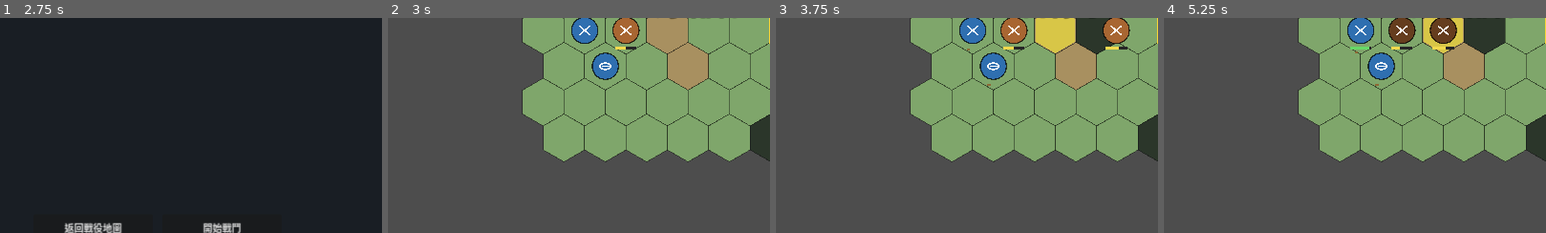
Above: before the commit, frames 1-4 (left to right).
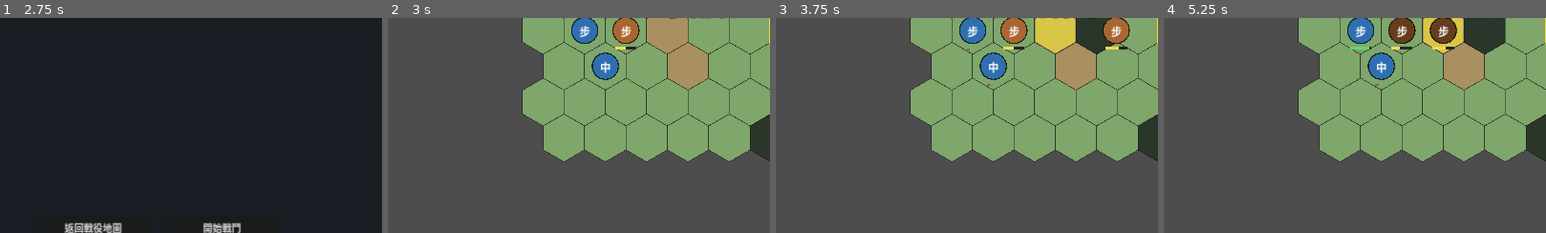
Above: after the commit, the same moments.

Repository: Fischer-Zhang/WorldWarII
Game: Godot game, scene res://scenes/main_menu.tscn
Same seed, same stepped clock (60 frames per second), same inputs: the game is played once before the commit and once after it.
Inputs:
- Up to frame 1 (2.75 s): click "戰役" at 0.5 s; click "教學戰役 0 (0/6) 從基礎操作到進階機制的短關卡序列…" at 1.25 s; click "開始選定作戰" at 2 s
- Up to frame 2 (3 s): click "開始戰鬥" at 2.75 s
- Up to frame 3 (3.75 s): click "結束 教學部隊 回合 (T1)" at 3.5 s
- Up to frame 4 (5.25 s): click "圖例 (H)" at 4.25 s; click "關閉" at 5 s
The pictures show only the part of the screen within x 0-50%, y 43-93%; the shares and areas given below are measured in that part.

Frame 1 is identical in both runs. In frame 2, 0.3% of the frame differs, in the area x 50-64%, y 3-26%; in frame 3, 0.4%; in frame 4, 0.5%, in the area x 50-75%, y 3-26%.

Commit message:
Revert "Replace CJK unit glyphs with NATO-style symbols"
This reverts commit b50d981b2430b4c6d026ad2b13ec04bfdd1a9b09.

Diff:
--- a/scripts/units/unit.gd
+++ b/scripts/units/unit.gd
@@ -6,10 +6,19 @@
 const RADIUS := 22.0
 const HP_BAR_WIDTH := 36.0
 const HP_BAR_HEIGHT := 4.0
-# Unit type is drawn as a NATO-style military symbol built from primitives
-# (language-neutral, no sprite assets). See _draw_unit_icon().
-const ICON_EXTENT := 9.0
-const ICON_WIDTH := 2.6
+const SHORT_LABELS := {
+	"infantry": "步",
+	"mg_team": "MG",
+	"at_gun": "反",
+	"light_tank": "輕",
+	"medium_tank": "中",
+	"artillery": "砲",
+	"paratrooper": "傘",
+	"engineer": "工",
+	"tank_destroyer": "殲",
+	"heavy_tank": "重",
+	"rocket_artillery": "箭",
+}
 
 const MAX_DIG_IN := 3
 const CombatModifiers := preload("res://scripts/combat/combat_modifiers.gd")
@@ -254,11 +263,13 @@
 	draw_circle(Vector2.ZERO, RADIUS, fill_color)
 	draw_arc(Vector2.ZERO, RADIUS, 0, TAU, 32, Color(0, 0, 0, 0.7), 2.0)
 
-	# Unit-type NATO-style symbol (primitives only — language-neutral, no assets).
-	# Pick a light or dark icon so it stays legible on any faction colour.
-	var icon_color := Color(1, 1, 1, 0.97) if fill_color.get_luminance() < 0.55 \
-		else Color(0.08, 0.08, 0.1, 0.95)
-	_draw_unit_icon(icon_color)
+	# Unit-type short label
+	var label := String(SHORT_LABELS.get(type_id, "?"))
+	var font := ThemeDB.fallback_font
+	var font_size := 18
+	var text_size := font.get_string_size(label, HORIZONTAL_ALIGNMENT_CENTER, -1, font_size)
+	draw_string(font, Vector2(-text_size.x / 2.0, text_size.y / 3.0), label,
+		HORIZONTAL_ALIGNMENT_CENTER, -1, font_size, Color(1, 1, 1))
 
 	# HP bar (only if damaged)
 	if hp < max_hp:
@@ -312,66 +323,6 @@
 				false, 0.8
 			)
 
-func _draw_unit_icon(col: Color) -> void:
-	# NATO APP-6-flavoured icons, drawn inside the faction circle from primitives.
-	# Infantry = crossed X, armour = horizontal oval, artillery = filled dot,
-	# anti-armour = open wedge, engineer = gate, airborne = wing, rocket = arrow.
-	var s := ICON_EXTENT
-	match type_id:
-		"infantry":
-			_icon_infantry(s, col)
-		"mg_team":
-			_icon_infantry(s, col)
-			draw_line(Vector2(-s, 0), Vector2(s, 0), col, ICON_WIDTH)  # heavy-weapons bar
-		"paratrooper":
-			_icon_infantry(s, col)
-			draw_arc(Vector2(0, -s * 0.2), s, PI, TAU, 16, col, ICON_WIDTH)  # airborne wing
-		"light_tank":
-			_icon_armor(s, col, false)
-		"medium_tank":
-			_icon_armor(s, col, false)
-			draw_line(Vector2(-s * 0.7, 0), Vector2(s * 0.7, 0), col, ICON_WIDTH)
-		"heavy_tank":
-			_icon_armor(s, col, true)
-		"tank_destroyer":
-			_icon_armor(s, col, false)
-			_icon_wedge(s * 0.6, col)
-		"at_gun":
-			_icon_wedge(s, col)
-		"artillery":
-			draw_circle(Vector2.ZERO, s * 0.5, col)
-		"rocket_artillery":
-			draw_circle(Vector2.ZERO, s * 0.42, col)
-			draw_line(Vector2(0, -s * 0.2), Vector2(0, -s - 2.0), col, ICON_WIDTH)
-			draw_line(Vector2(0, -s - 2.0), Vector2(-3.0, -s + 1.5), col, ICON_WIDTH)
-			draw_line(Vector2(0, -s - 2.0), Vector2(3.0, -s + 1.5), col, ICON_WIDTH)
-		"engineer":
-			draw_line(Vector2(-s, s * 0.55), Vector2(-s, -s * 0.45), col, ICON_WIDTH)
-			draw_line(Vector2(-s, -s * 0.45), Vector2(s, -s * 0.45), col, ICON_WIDTH)
-			draw_line(Vector2(s, -s * 0.45), Vector2(s, s * 0.55), col, ICON_WIDTH)
-		_:
-			draw_circle(Vector2.ZERO, 3.0, col)
-
-func _icon_infantry(s: float, col: Color) -> void:
-	draw_line(Vector2(-s, -s * 0.85), Vector2(s, s * 0.85), col, ICON_WIDTH)
-	draw_line(Vector2(-s, s * 0.85), Vector2(s, -s * 0.85), col, ICON_WIDTH)
-
-func _icon_armor(s: float, col: Color, filled: bool) -> void:
-	var pts := PackedVector2Array()
-	var n := 24
-	for i in range(n + 1):
-		var a := TAU * float(i) / float(n)
-		pts.append(Vector2(cos(a) * s, sin(a) * s * 0.6))
-	if filled:
-		draw_colored_polygon(pts, col)
-	else:
-		draw_polyline(pts, col, ICON_WIDTH)
-
-func _icon_wedge(s: float, col: Color) -> void:
-	# Open chevron pointing up — anti-armour.
-	draw_line(Vector2(-s, s * 0.5), Vector2(0, -s * 0.6), col, ICON_WIDTH)
-	draw_line(Vector2(0, -s * 0.6), Vector2(s, s * 0.5), col, ICON_WIDTH)
-
 func _hp_color(pct: float) -> Color:
 	if pct > 0.6:
 		return Color(0.4, 0.85, 0.4)
